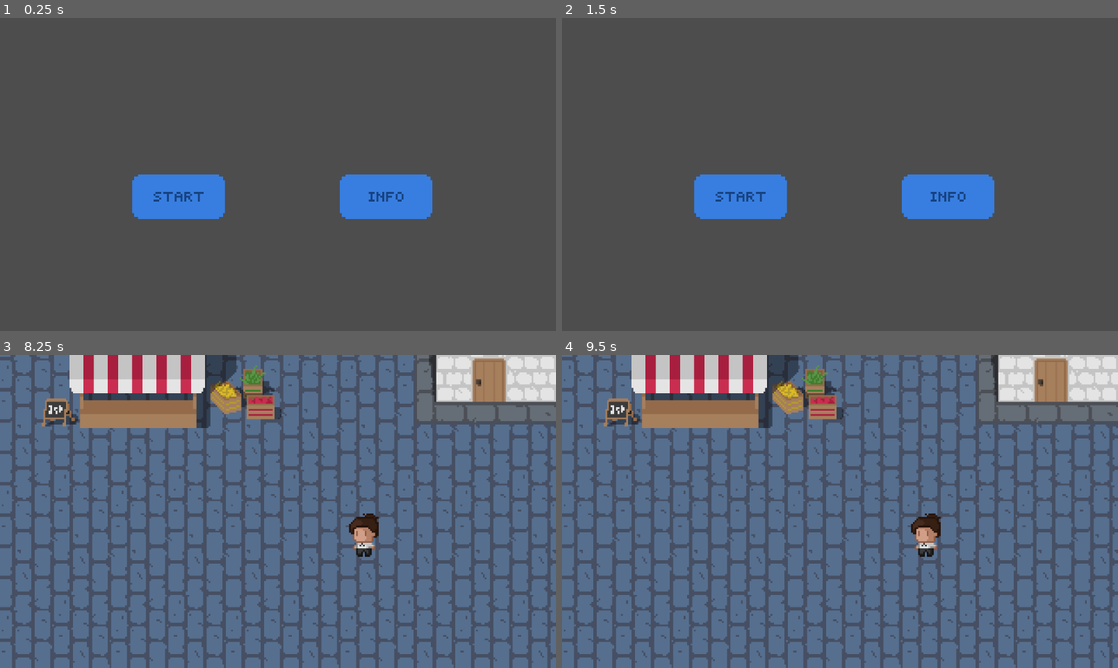
Above: before the commit, frames 1-4 (two rows, left to right).
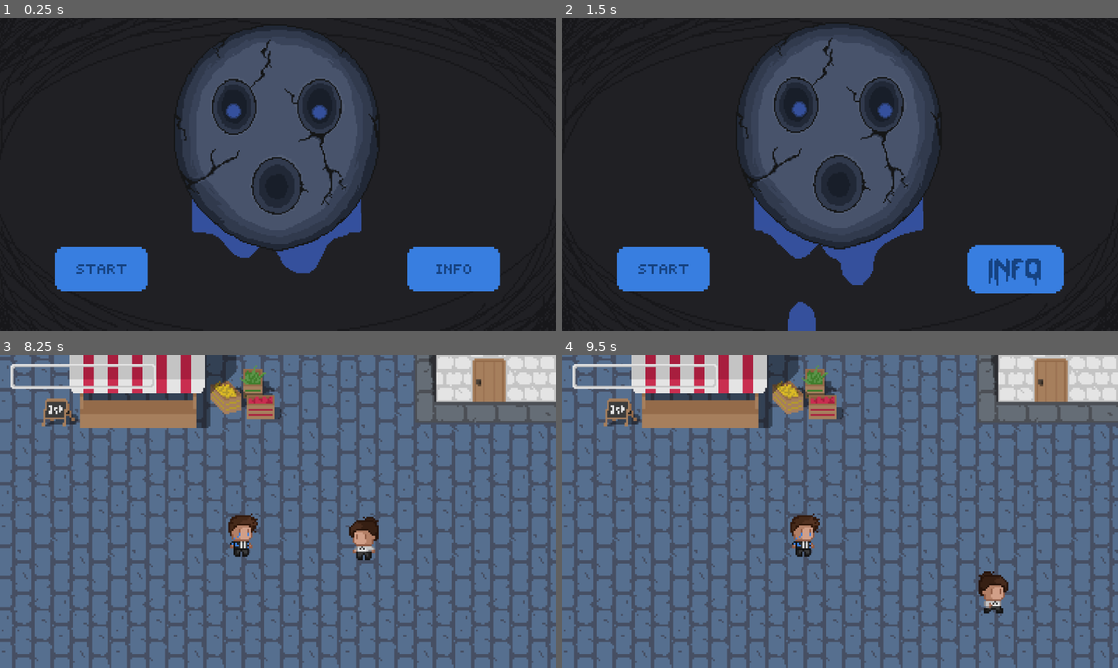
Above: after the commit, the same moments.

Repository: AMadayag/TGWDLMGodot
Game: Godot game, scene res://main.tscn
Same seed, same stepped clock (60 frames per second), same inputs: the game is played once before the commit and once after it.
Inputs (mouse positions are in pixels of both pictures, inside the frame that each line leads up to; where the layout moved, square brackets give the same spot in the first picture):
- Up to frame 1 (0.25 s): no input
- Up to frame 2 (1.5 s): click (945, 196) at 0.52 s; click (1017, 268) at 1.27 s
- Up to frame 3 (8.25 s): click (100, 605) [177, 533] at 2 s; move the mouse to (400, 495) at 2.77 s; hold D (right, bound only after the commit) 2.78-3.53 s; move the mouse to (166, 527) at 3.52 s; hold S (down, bound only after the commit) 3.53-4.28 s; move the mouse to (333, 442) at 4.27 s; hold D (right, bound only after the commit) 4.28-5 s; click (283, 514) at 5 s; move the mouse to (250, 574) at 5.77 s; hold W (up, bound only after the commit) 5.78-6.53 s; tap Enter at 6.5 s; move the mouse to (444, 558) at 6.52 s; hold A (left, bound only after the commit) 6.53-8.03 s; move the mouse to (111, 464) at 7.27 s; tap Space at 8 s; move the mouse to (305, 511) at 8.02 s; hold S (down, bound only after the commit) from 8.03 s (still down)
- Up to frame 4 (9.5 s): move the mouse to (756, 433) at 8.77 s; release S (down, bound only after the commit) at 8.78 s; hold D (right, bound only after the commit) from 8.78 s (still down)

The runs differ from the first frame. In frame 1, 98% of the frame differs, in the area x 0-100%, y 0-100%; in frame 2, 98%; in frame 3, 1.4%; in frame 4, 2.1%.

Commit message:
added more to start screen, created paul sprite and infection mechanics just basic stuff

Diff:
--- /dev/null
+++ b/Start/pokey.gd
@@ -0,0 +1 @@
+extends Sprite2D
--- /dev/null
+++ b/Start/pokey_eyes.gd
@@ -0,0 +1,18 @@
+extends Sprite2D
+
+@export var max_offset: float = 10.0
+@export var follow_speed: float = 10.0
+
+var home_position: Vector2
+
+func _ready() -> void:
+	home_position = global_position
+
+func _process(delta: float) -> void:
+	var mouse_pos = get_global_mouse_position()
+	var direction = mouse_pos - home_position
+
+	var offset = direction.normalized() * min(direction.length(), max_offset)
+	var target = home_position + offset
+
+	global_position = global_position.lerp(target, follow_speed * delta)
--- a/Start/start.gd
+++ b/Start/start.gd
@@ -1,4 +1,15 @@
 extends Node2D
+
+var pokey_float_distance = 5.0
+var pokey_float_duration = 2.0
 
 func _on_start_btn_pressed() -> void:
 	get_tree().change_scene_to_file("res://Cutscene1/Cutscene1.tscn")
+
+func _ready():
+	$Pokey/Goo.play()
+
+	# pokey bobbing
+	var tween = create_tween().set_loops(INF).set_ease(Tween.EASE_IN_OUT).set_trans(Tween.TRANS_SINE)
+	tween.tween_property($Pokey, "position:y", $Pokey.position.y - pokey_float_distance, pokey_float_duration)
+	tween.tween_property($Pokey, "position:y", $Pokey.position.y + pokey_float_distance, pokey_float_duration)
--- a/Start/start.tscn
+++ b/Start/start.tscn
@@ -6,27 +6,157 @@
 [ext_resource type="Texture2D" uid="uid://dpcnp4ky4gadf" path="res://Assets/Start/start-button-press.png" id="3_fei3c"]
 [ext_resource type="Texture2D" uid="uid://dluhyb3g0nvr3" path="res://Assets/Start/info-button.png" id="5_3tbpj"]
 [ext_resource type="Texture2D" uid="uid://714ehee6l6gh" path="res://Assets/Start/info-button-hover.png" id="6_one0q"]
+[ext_resource type="Texture2D" uid="uid://b58l6bn3pjt1x" path="res://Assets/Start/Pokey/pokey-head.png" id="7_x3ar3"]
+[ext_resource type="Texture2D" uid="uid://5avcqyactnnc" path="res://Assets/Start/Pokey/pokey-eyes.png" id="8_tu165"]
+[ext_resource type="Script" uid="uid://c7xotvkxw5w2c" path="res://Start/pokey_eyes.gd" id="9_x3ar3"]
+[ext_resource type="Texture2D" uid="uid://dfhss1i0eqx44" path="res://Assets/Start/goo/goo-1.png" id="10_hdyis"]
+[ext_resource type="Texture2D" uid="uid://buao03kb5x8fq" path="res://Assets/Start/goo/goo-2.png" id="11_j1svd"]
+[ext_resource type="Texture2D" uid="uid://et8gsu6jsaa3" path="res://Assets/Start/goo/goo-3.png" id="12_slmdg"]
+[ext_resource type="Texture2D" uid="uid://cddbnumdkt2bf" path="res://Assets/Start/goo/goo-4.png" id="13_3867c"]
+[ext_resource type="Texture2D" uid="uid://dcp3r8m8ohodv" path="res://Assets/Start/goo/goo-5.png" id="14_06sd0"]
+[ext_resource type="Texture2D" uid="uid://b0gyi1dq22q4j" path="res://Assets/Start/goo/goo-6.png" id="15_sojlc"]
+[ext_resource type="Texture2D" uid="uid://gh15h5rhokck" path="res://Assets/Start/goo/goo-7.png" id="16_yvlmg"]
+[ext_resource type="Texture2D" uid="uid://ch2c2rwfmapr0" path="res://Assets/Start/goo/goo-8.png" id="17_vnahg"]
+[ext_resource type="Texture2D" uid="uid://dw7bwxo2kmdhr" path="res://Assets/Start/goo/goo-9.png" id="18_xk33s"]
+[ext_resource type="Texture2D" uid="uid://dutxfd8fpaqii" path="res://Assets/Start/goo/goo-10.png" id="19_6e0xu"]
+[ext_resource type="Texture2D" uid="uid://dprbd8rvgd4qu" path="res://Assets/Start/goo/goo-11.png" id="20_r7aeu"]
+[ext_resource type="Texture2D" uid="uid://4eo24ugoxhc5" path="res://Assets/Start/goo/goo-12.png" id="21_2i52x"]
+[ext_resource type="Texture2D" uid="uid://tuewlceapc41" path="res://Assets/Start/goo/goo-13.png" id="22_hdtyb"]
+[ext_resource type="Texture2D" uid="uid://d36lwcr5niabw" path="res://Assets/Start/goo/goo-14.png" id="23_mftk5"]
+[ext_resource type="Texture2D" uid="uid://c0l5g3rvkv4i4" path="res://Assets/Start/goo/goo-15.png" id="24_hcnxt"]
+[ext_resource type="Texture2D" uid="uid://dpgdgoiff4svx" path="res://Assets/Start/goo/goo-16.png" id="25_qajwf"]
+[ext_resource type="Texture2D" uid="uid://dm8qsc3ltfw1j" path="res://Assets/Start/goo/goo-17.png" id="26_krmd6"]
+[ext_resource type="Texture2D" uid="uid://cj5nowgnn6va8" path="res://Assets/Start/bg.png" id="27_j1svd"]
+
+[sub_resource type="SpriteFrames" id="SpriteFrames_x3ar3"]
+animations = [{
+"frames": [{
+"duration": 1.0,
+"texture": ExtResource("7_x3ar3")
+}],
+"loop": true,
+"name": &"default",
+"speed": 5.0
+}]
+
+[sub_resource type="SpriteFrames" id="SpriteFrames_qhncq"]
+animations = [{
+"frames": [{
+"duration": 1.0,
+"texture": ExtResource("10_hdyis")
+}, {
+"duration": 1.0,
+"texture": ExtResource("11_j1svd")
+}, {
+"duration": 1.0,
+"texture": ExtResource("12_slmdg")
+}, {
+"duration": 1.0,
+"texture": ExtResource("13_3867c")
+}, {
+"duration": 1.0,
+"texture": ExtResource("14_06sd0")
+}, {
+"duration": 1.0,
+"texture": ExtResource("15_sojlc")
+}, {
+"duration": 1.0,
+"texture": ExtResource("16_yvlmg")
+}, {
+"duration": 1.0,
+"texture": ExtResource("17_vnahg")
+}, {
+"duration": 1.0,
+"texture": ExtResource("18_xk33s")
+}, {
+"duration": 1.0,
+"texture": ExtResource("19_6e0xu")
+}, {
+"duration": 1.0,
+"texture": ExtResource("20_r7aeu")
+}, {
+"duration": 1.0,
+"texture": ExtResource("21_2i52x")
+}, {
+"duration": 1.0,
+"texture": ExtResource("22_hdtyb")
+}, {
+"duration": 1.0,
+"texture": ExtResource("23_mftk5")
+}, {
+"duration": 1.0,
+"texture": ExtResource("24_hcnxt")
+}, {
+"duration": 1.0,
+"texture": ExtResource("25_qajwf")
+}, {
+"duration": 1.0,
+"texture": ExtResource("26_krmd6")
+}],
+"loop": true,
+"name": &"default",
+"speed": 4.0
+}]
 
 [node name="Start" type="Node2D" unique_id=1820069497]
 script = ExtResource("1_vdp6l")
 
 [node name="StartBtn" type="TextureButton" parent="." unique_id=435902801]
-offset_left = 270.0
-offset_top = 320.0
-offset_right = 770.0
-offset_bottom = 570.0
+z_index = 1
+offset_left = 110.0
+offset_top = 470.0
+offset_right = 610.0
+offset_bottom = 720.0
 scale = Vector2(0.4, 0.4)
 texture_normal = ExtResource("2_kcwqr")
 texture_pressed = ExtResource("3_fei3c")
 texture_hover = ExtResource("2_sace0")
 
-[node name="TextureButton" type="TextureButton" parent="." unique_id=1783957021]
-offset_left = 700.0
-offset_top = 320.0
-offset_right = 1200.0
-offset_bottom = 570.0
+[node name="InfoBtn" type="TextureButton" parent="." unique_id=1783957021]
+z_index = 1
+offset_left = 840.0
+offset_top = 470.0
+offset_right = 1340.0
+offset_bottom = 720.0
 scale = Vector2(0.4, 0.4)
 texture_normal = ExtResource("5_3tbpj")
 texture_hover = ExtResource("6_one0q")
 
+[node name="ColorRect" type="ColorRect" parent="." unique_id=534069345]
+z_index = -2
+offset_right = 1154.0
+offset_bottom = 648.0
+mouse_filter = 2
+color = Color(0.11277624, 0.12231987, 0.12709194, 1)
+
+[node name="Pokey" type="AnimatedSprite2D" parent="." unique_id=2112931157]
+position = Vector2(575, 248.00002)
+scale = Vector2(0.29, 0.29)
+sprite_frames = SubResource("SpriteFrames_x3ar3")
+
+[node name="PokeyEyes" type="Sprite2D" parent="Pokey" unique_id=420872364]
+position = Vector2(-2.9906693, -29.90657)
+scale = Vector2(0.99, 0.99)
+texture = ExtResource("8_tu165")
+script = ExtResource("9_x3ar3")
+
+[node name="Goo" type="AnimatedSprite2D" parent="Pokey" unique_id=2112413642]
+z_index = -1
+position = Vector2(0, 1387.664)
+sprite_frames = SubResource("SpriteFrames_qhncq")
+frame_progress = 0.14352547
+
+[node name="ColorRect" type="ColorRect" parent="Pokey" unique_id=587906636]
+z_index = -1
+offset_left = -610.0
+offset_right = 596.6666
+offset_bottom = 653.3333
+color = Color(0.20392157, 0.3137255, 0.6156863, 1)
+
+[node name="Bg" type="Sprite2D" parent="." unique_id=1755610167]
+z_index = -2
+position = Vector2(576, 323)
+scale = Vector2(0.3611111, 0.36111113)
+texture = ExtResource("27_j1svd")
+
 [connection signal="pressed" from="StartBtn" to="." method="_on_start_btn_pressed"]
--- a/Tutorial/Tutorial.tscn
+++ b/Tutorial/Tutorial.tscn
@@ -1,13 +1,19 @@
 [gd_scene format=3 uid="uid://wnytj45uhgfm"]
 
 [ext_resource type="Texture2D" uid="uid://dcku4p6u7yqka" path="res://Assets/Backgrounds/background-temp.png" id="1_c1c4d"]
+[ext_resource type="Script" uid="uid://bv2knmpn2chub" path="res://Tutorial/tutorial.gd" id="1_dws54"]
 [ext_resource type="Texture2D" uid="uid://dptd24w12aay4" path="res://Assets/Sprites/Emma/dodge-1.png" id="2_hgldx"]
 [ext_resource type="Texture2D" uid="uid://b3vykkt313i7y" path="res://Assets/Sprites/Emma/emma-still.png" id="2_m05rd"]
+[ext_resource type="Script" uid="uid://dja8motvajyxf" path="res://Tutorial/emma.gd" id="2_x3xat"]
 [ext_resource type="Texture2D" uid="uid://w7eu0jh1iemu" path="res://Assets/Sprites/Emma/emma-walk-1.png" id="3_yhiv6"]
 [ext_resource type="Texture2D" uid="uid://bpyi1rgt8anhx" path="res://Assets/Sprites/Emma/emma-walk-3.png" id="4_3oavh"]
 [ext_resource type="Texture2D" uid="uid://djkc30kam2e50" path="res://Assets/Sprites/Emma/emma-still-right.png" id="5_l41xm"]
 [ext_resource type="Texture2D" uid="uid://c7c7riymn1fad" path="res://Assets/Sprites/Emma/emma-walk-1-right.png" id="6_hgldx"]
 [ext_resource type="Texture2D" uid="uid://cc1jrpa0dv3kr" path="res://Assets/Sprites/Emma/emma-walk-3-right.png" id="7_jm7vr"]
+[ext_resource type="Texture2D" uid="uid://b7td3347lytfh" path="res://Assets/Sprites/Paul/paul-right.png" id="9_jm7vr"]
+[ext_resource type="Script" uid="uid://cy4jixidog5gj" path="res://Tutorial/paul.gd" id="10_p46jp"]
+[ext_resource type="Texture2D" uid="uid://dgbsmrx0ai0s" path="res://Assets/Infection/infection-bar-empty.png" id="11_ma1tk"]
+[ext_resource type="Texture2D" uid="uid://c4sfhnji5kxyd" path="res://Assets/Infection/infection-bar-full.png" id="12_x1p7f"]
 
 [sub_resource type="SpriteFrames" id="SpriteFrames_l41xm"]
 animations = [{
@@ -16,12 +22,12 @@
 "texture": ExtResource("2_hgldx")
 }],
 "loop": true,
-"name": &"Dodge",
+"name": &"dodge",
 "speed": 5.0
 }, {
 "frames": [],
 "loop": true,
-"name": &"Walk-Down",
+"name": &"down",
 "speed": 5.0
 }, {
 "frames": [{
@@ -38,7 +44,7 @@
 "texture": ExtResource("4_3oavh")
 }],
 "loop": true,
-"name": &"Walk-Left",
+"name": &"left",
 "speed": 5.0
 }, {
 "frames": [{
@@ -55,19 +61,39 @@
 "texture": ExtResource("7_jm7vr")
 }],
 "loop": true,
-"name": &"Walk-Right",
+"name": &"right",
 "speed": 5.0
 }, {
 "frames": [],
 "loop": true,
-"name": &"Walk-Up",
+"name": &"up",
 "speed": 5.0
 }]
 
 [sub_resource type="RectangleShape2D" id="RectangleShape2D_hgldx"]
 size = Vector2(31, 77.5)
 
+[sub_resource type="SpriteFrames" id="SpriteFrames_hgldx"]
+animations = [{
+"frames": [{
+"duration": 1.0,
+"texture": ExtResource("9_jm7vr")
+}],
+"loop": true,
+"name": &"right",
+"speed": 5.0
+}, {
+"frames": [],
+"loop": true,
+"name": &"shoot",
+"speed": 5.0
+}]
+
+[sub_resource type="RectangleShape2D" id="RectangleShape2D_jm7vr"]
+size = Vector2(36, 79)
+
 [node name="Tutorial" type="Node2D" unique_id=735892748]
+script = ExtResource("1_dws54")
 
 [node name="Bg" type="Sprite2D" parent="." unique_id=1228023131]
 z_index = -1
@@ -76,13 +102,48 @@
 texture = ExtResource("1_c1c4d")
 
 [node name="Emma" type="CharacterBody2D" parent="." unique_id=131476858]
+script = ExtResource("2_x3xat")
 
 [node name="EmmaSprite" type="AnimatedSprite2D" parent="Emma" unique_id=1431446324]
 position = Vector2(754, 373)
 scale = Vector2(0.36, 0.36)
 sprite_frames = SubResource("SpriteFrames_l41xm")
-animation = &"Walk-Left"
+animation = &"left"
 
 [node name="EmmaCollision" type="CollisionShape2D" parent="Emma" unique_id=882757267]
+visible = false
 position = Vector2(754, 375)
 shape = SubResource("RectangleShape2D_hgldx")
+
+[node name="Paul" type="CharacterBody2D" parent="." unique_id=399664556]
+script = ExtResource("10_p46jp")
+
+[node name="PaulSprite" type="AnimatedSprite2D" parent="Paul" unique_id=725411305]
+position = Vector2(500, 373)
+scale = Vector2(0.36, 0.36)
+sprite_frames = SubResource("SpriteFrames_hgldx")
+animation = &"right"
+
+[node name="PaulCollision" type="CollisionShape2D" parent="Paul" unique_id=1542100600]
+visible = false
+position = Vector2(502, 378.5)
+shape = SubResource("RectangleShape2D_jm7vr")
+
+[node name="PaulBulletTimer" type="Timer" parent="Paul" unique_id=1402924881]
+wait_time = 3.0
+autostart = true
+
+[node name="InfectionBar" type="TextureProgressBar" parent="." unique_id=971665547]
+offset_left = 22.000061
+offset_top = 19.0
+offset_right = 1022.00006
+offset_bottom = 189.0
+scale = Vector2(0.3, 0.3)
+texture_over = ExtResource("11_ma1tk")
+texture_progress = ExtResource("12_x1p7f")
+
+[node name="InfectionDecreaseTimer" type="Timer" parent="InfectionBar" unique_id=1915306980]
+autostart = true
+
+[connection signal="timeout" from="Paul/PaulBulletTimer" to="Paul" method="_on_paul_bullet_timer_timeout"]
+[connection signal="timeout" from="InfectionBar/InfectionDecreaseTimer" to="." method="_on_infection_decrease_timer_timeout"]
--- /dev/null
+++ b/Tutorial/emma.gd
@@ -0,0 +1,25 @@
+extends CharacterBody2D
+
+@export var speed = 200
+
+func get_input():
+	var input_direction = Input.get_vector("left", "right", "up", "down")
+	velocity = input_direction * speed
+
+func _physics_process(delta):
+	get_input()
+	move_and_slide()
+	# check for collisions
+	for index in get_slide_collision_count():
+		var collision = get_slide_collision(index)
+		if (collision.get_collider().is_in_group("Damager")):
+			get_parent().increase_infection(collision.get_collider())
+
+	# animation played on press
+	if velocity == Vector2.ZERO:
+		$EmmaSprite.stop()
+		return
+	if Input.is_action_pressed("left"):
+		$EmmaSprite.play("left")
+	elif Input.is_action_pressed("right"):
+		$EmmaSprite.play("right")
--- /dev/null
+++ b/Tutorial/infection_bar.gd
@@ -0,0 +1 @@
+extends TextureProgressBar
--- /dev/null
+++ b/Tutorial/paul.gd
@@ -0,0 +1,11 @@
+extends CharacterBody2D
+
+@onready var bullet = preload("res://Weapons/enemy-bullet.tscn")
+
+func _on_paul_bullet_timer_timeout() -> void:
+	var bulletinstance = bullet.instantiate()
+	add_child(bulletinstance)
+	bulletinstance.position = $PaulSprite.position
+
+func remove_bullet(bulletinstance):
+	remove_child(bulletinstance)
--- /dev/null
+++ b/Tutorial/paul_bullet_timer.gd
@@ -0,0 +1,11 @@
+extends Timer
+
+
+# Called when the node enters the scene tree for the first time.
+func _ready() -> void:
+	pass # Replace with function body.
+
+
+# Called every frame. 'delta' is the elapsed time since the previous frame.
+func _process(delta: float) -> void:
+	pass
--- /dev/null
+++ b/Tutorial/tutorial.gd
@@ -0,0 +1,13 @@
+extends Node2D
+
+func _ready() -> void:
+	$Emma/EmmaSprite.play("left")
+	$Paul/PaulSprite.play("right")
+	$InfectionBar.value = 0
+
+func _on_infection_decrease_timer_timeout() -> void:
+	$InfectionBar.value -= 1
+
+func increase_infection(bulletinstance):
+	$InfectionBar.value += 40
+	$Paul.remove_bullet(bulletinstance)
--- /dev/null
+++ b/Weapons/enemy-bullet.tscn
@@ -0,0 +1,29 @@
+[gd_scene format=3 uid="uid://bdjqp328842ts"]
+
+[ext_resource type="Texture2D" uid="uid://dsg1hvvud6yb8" path="res://Assets/Sprites/blue-bullet.png" id="1_2klui"]
+[ext_resource type="Script" uid="uid://cpjvw0cquyq8v" path="res://Weapons/enemy_bullet.gd" id="1_irw4v"]
+
+[sub_resource type="SpriteFrames" id="SpriteFrames_irw4v"]
+animations = [{
+"frames": [{
+"duration": 1.0,
+"texture": ExtResource("1_2klui")
+}],
+"loop": true,
+"name": &"default",
+"speed": 5.0
+}]
+
+[sub_resource type="CircleShape2D" id="CircleShape2D_e0ycy"]
+radius = 24.0
+
+[node name="CharacterBody2D" type="CharacterBody2D" unique_id=2079163048 groups=["Damager"]]
+script = ExtResource("1_irw4v")
+
+[node name="AnimatedSprite2D" type="AnimatedSprite2D" parent="." unique_id=695807182 groups=["Damager"]]
+scale = Vector2(0.36, 0.36)
+sprite_frames = SubResource("SpriteFrames_irw4v")
+
+[node name="CollisionShape2D" type="CollisionShape2D" parent="." unique_id=1374760773]
+position = Vector2(18, -2)
+shape = SubResource("CircleShape2D_e0ycy")
--- /dev/null
+++ b/Weapons/enemy_bullet.gd
@@ -0,0 +1,10 @@
+extends CharacterBody2D
+
+const SPEED = 300.0
+const JUMP_VELOCITY = -400.0
+
+var speed = 300
+var direction = 1
+
+func _process(delta: float) -> void:
+	position.x += speed * direction * delta
--- a/project.godot
+++ b/project.godot
@@ -22,6 +22,49 @@
 
 project/assembly_name="Pokey"
 
+[global_group]
+
+Damager=""
+
+[input]
+
+left={
+"deadzone": 0.2,
+"events": [Object(InputEventKey,"resource_local_to_scene":false,"resource_name":"","device":-1,"window_id":0,"alt_pressed":false,"shift_pressed":false,"ctrl_pressed":false,"meta_pressed":false,"pressed":false,"keycode":0,"physical_keycode":65,"key_label":0,"unicode":97,"location":0,"echo":false,"script":null)
+, Object(InputEventKey,"resource_local_to_scene":false,"resource_name":"","device":-1,"window_id":0,"alt_pressed":false,"shift_pressed":false,"ctrl_pressed":false,"meta_pressed":false,"pressed":false,"keycode":0,"physical_keycode":4194319,"key_label":0,"unicode":0,"location":0,"echo":false,"script":null)
+]
+}
+up={
+"deadzone": 0.2,
+"events": [Object(InputEventKey,"resource_local_to_scene":false,"resource_name":"","device":-1,"window_id":0,"alt_pressed":false,"shift_pressed":false,"ctrl_pressed":false,"meta_pressed":false,"pressed":false,"keycode":0,"physical_keycode":87,"key_label":0,"unicode":119,"location":0,"echo":false,"script":null)
+, Object(InputEventKey,"resource_local_to_scene":false,"resource_name":"","device":-1,"window_id":0,"alt_pressed":false,"shift_pressed":false,"ctrl_pressed":false,"meta_pressed":false,"pressed":false,"keycode":0,"physical_keycode":4194320,"key_label":0,"unicode":0,"location":0,"echo":false,"script":null)
+]
+}
+right={
+"deadzone": 0.2,
+"events": [Object(InputEventKey,"resource_local_to_scene":false,"resource_name":"","device":-1,"window_id":0,"alt_pressed":false,"shift_pressed":false,"ctrl_pressed":false,"meta_pressed":false,"pressed":false,"keycode":0,"physical_keycode":68,"key_label":0,"unicode":100,"location":0,"echo":false,"script":null)
+, Object(InputEventKey,"resource_local_to_scene":false,"resource_name":"","device":-1,"window_id":0,"alt_pressed":false,"shift_pressed":false,"ctrl_pressed":false,"meta_pressed":false,"pressed":false,"keycode":0,"physical_keycode":4194321,"key_label":0,"unicode":0,"location":0,"echo":false,"script":null)
+]
+}
+down={
+"deadzone": 0.2,
+"events": [Object(InputEventKey,"resource_local_to_scene":false,"resource_name":"","device":-1,"window_id":0,"alt_pressed":false,"shift_pressed":false,"ctrl_pressed":false,"meta_pressed":false,"pressed":false,"keycode":0,"physical_keycode":83,"key_label":0,"unicode":115,"location":0,"echo":false,"script":null)
+, Object(InputEventKey,"resource_local_to_scene":false,"resource_name":"","device":-1,"window_id":0,"alt_pressed":false,"shift_pressed":false,"ctrl_pressed":false,"meta_pressed":false,"pressed":false,"keycode":0,"physical_keycode":4194322,"key_label":0,"unicode":0,"location":0,"echo":false,"script":null)
+]
+}
+dodge={
+"deadzone": 0.2,
+"events": [Object(InputEventKey,"resource_local_to_scene":false,"resource_name":"","device":-1,"window_id":0,"alt_pressed":false,"shift_pressed":false,"ctrl_pressed":false,"meta_pressed":false,"pressed":false,"keycode":0,"physical_keycode":4194325,"key_label":0,"unicode":0,"location":0,"echo":false,"script":null)
+, Object(InputEventKey,"resource_local_to_scene":false,"resource_name":"","device":-1,"window_id":0,"alt_pressed":false,"shift_pressed":false,"ctrl_pressed":false,"meta_pressed":false,"pressed":false,"keycode":0,"physical_keycode":32,"key_label":0,"unicode":32,"location":0,"echo":false,"script":null)
+]
+}
+shoot={
+"deadzone": 0.2,
+"events": [Object(InputEventMouseButton,"resource_local_to_scene":false,"resource_name":"","device":-1,"window_id":0,"alt_pressed":false,"shift_pressed":false,"ctrl_pressed":false,"meta_pressed":false,"button_mask":1,"position":Vector2(167, 33),"global_position":Vector2(186, 129),"factor":1.0,"button_index":1,"canceled":false,"pressed":true,"double_click":false,"script":null)
+, Object(InputEventKey,"resource_local_to_scene":false,"resource_name":"","device":-1,"window_id":0,"alt_pressed":false,"shift_pressed":false,"ctrl_pressed":false,"meta_pressed":false,"pressed":false,"keycode":0,"physical_keycode":74,"key_label":0,"unicode":106,"location":0,"echo":false,"script":null)
+]
+}
+
 [physics]
 
 3d/physics_engine="Jolt Physics"
Binary file added: Assets/Infection/infection-bar-empty.png
Not shown, added: Assets/Infection/infection-bar-empty.png.import
Binary file added: Assets/Infection/infection-bar-full.png
Not shown, added: Assets/Infection/infection-bar-full.png.import
Binary file added: Assets/Sprites/Paul/particles-1.png
Not shown, added: Assets/Sprites/Paul/particles-1.png.import
Binary file added: Assets/Sprites/Paul/particles-2.png
Not shown, added: Assets/Sprites/Paul/particles-2.png.import
Binary file added: Assets/Sprites/Paul/paul-right.png
Not shown, added: Assets/Sprites/Paul/paul-right.png.import
Binary file added: Assets/Start/Pokey/pokey-eyes.png
Not shown, added: Assets/Start/Pokey/pokey-eyes.png.import
(and 50 more such lines)
